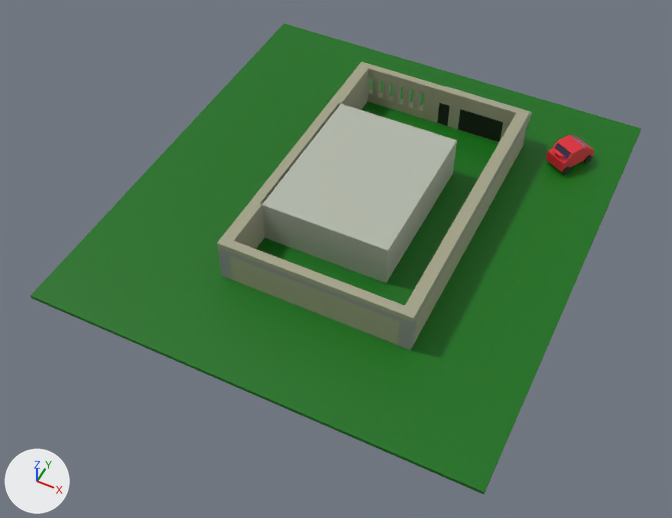
Before and after pictures for a commit that changed the Blender file trabalho_casa/trabalho_casa.blend.
One viewpoint serves both versions: a 50 mm lens placed at (11.3, -33.7, 29.3), pointed at (-0.7, -9.8, -0.6). Lighting does not change. The marker at lower left points along +X, +Y and +Z.
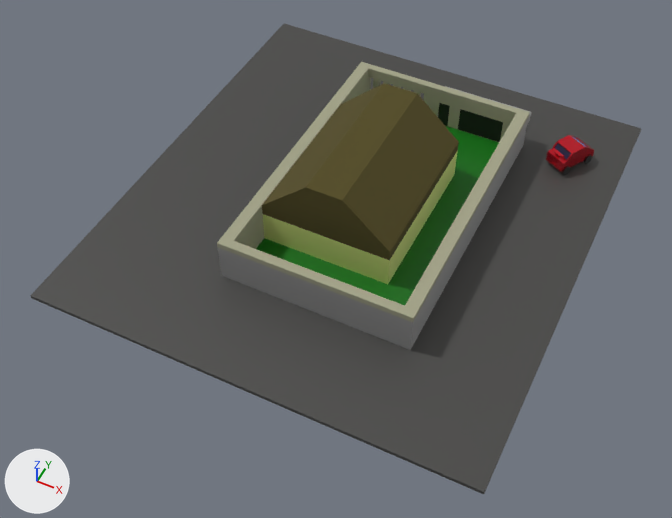
What differs and where, as boxes (x1, y1, x2, y2) in the pictures (672 x 518 px):
'Cube.001', reshaped, moved (12% taller)
    before: (261, 103, 457, 283)
    after: (262, 83, 459, 284)
part 1 of me_cube_001, added (brown)
    after: (262, 83, 459, 284)
part 2 of me_cube_002, added
    after: (30, 24, 641, 494)

Diff of the bpy script that builds the scene:
```diff
--- a/trabalho_casa/trabalho_casa.blend.py
+++ b/trabalho_casa/trabalho_casa.blend.py
@@ mat_material_015 @@
+mat_material_015 = principled_material('Material.015')
+mat_material_015.base_color = (0.0602, 0.0591, 0.056)  # dark grey #454543
@@ mat_material_013 @@
+mat_material_013 = principled_material('Material.013')
+mat_material_013.base_color = (0.085, 0.0687, 0.0128)  # brown #524a1e
+mat_material_013.roughness = 1.0
@@ mat_material_014 @@
+mat_material_014 = principled_material('Material.014')
+mat_material_014.base_color = (0.528, 0.736, 0.801)  # cyan #c0dfe7
+mat_material_014.metallic = 0.625
+mat_material_014.roughness = 0.0
@@ mat_material_012 @@
+mat_material_012 = principled_material('Material.012')
+mat_material_012.base_color = (0.713, 0.8, 0.26)  # yellow #dce78b
@@ me_cube_001 @@
 # used by ob_cube_001; location = (-0.91, -6.85, 1.0); scale = (2.92, 3.69, 1.0)
-me_cube_001.from_pydata(...)  # 8 vertices, 6 faces; spans x -1.0..1.0, y -1.0..1.0, z -1.0..1.0
-me_cube_001.materials.append(mat_material_011)  # grey #b3b9ab
+me_cube_001.from_pydata(...)  # 436 vertices, 434 faces; spans x -1.0..1.0, y -1.0..1.01, z -1.0..2.94
+# me_cube_001 part 1: 428 vertices added at x -1.0..1.0, y -1.0..1.01, z -1.0..2.94
+me_cube_001.materials.append(mat_material_012)  # yellow #dce78b
+me_cube_001.materials.append(mat_material_013)  # brown #524a1e
+me_cube_001.materials.append(mat_material_014)  # cyan #c0dfe7
@@ me_cube_002 @@
 # used by ob_cube_002; location = (-0.87, -6.85, -0.12); scale = (9.83, 10.8, 0.0839)
-me_cube_002.from_pydata(...)  # 8 vertices, 6 faces; spans x -1.0..1.0, y -1.0..1.0, z -1.0..1.0
+me_cube_002.from_pydata(...)  # 32 vertices, 30 faces; spans x -1.0..1.0, y -1.0..1.0, z -1.0..1.0
+# me_cube_002 part 2: 24 vertices added at x -1.0..1.0, y -1.0..1.0, z -1.0..1.0
 me_cube_002.materials.append(mat_material_005)
+me_cube_002.materials.append(mat_material_015)  # dark grey #454543
@@ ob_cube_001 @@
 ob_cube_001 = bpy.data.objects.new('Cube.001', me_cube_001)
-ob_cube_001.location = (-0.91, -6.85, 1.0)
+ob_cube_001.location = (-0.82, -6.85, 0.95)
 ob_cube_001.scale = (2.92, 3.69, 1.0)
```
